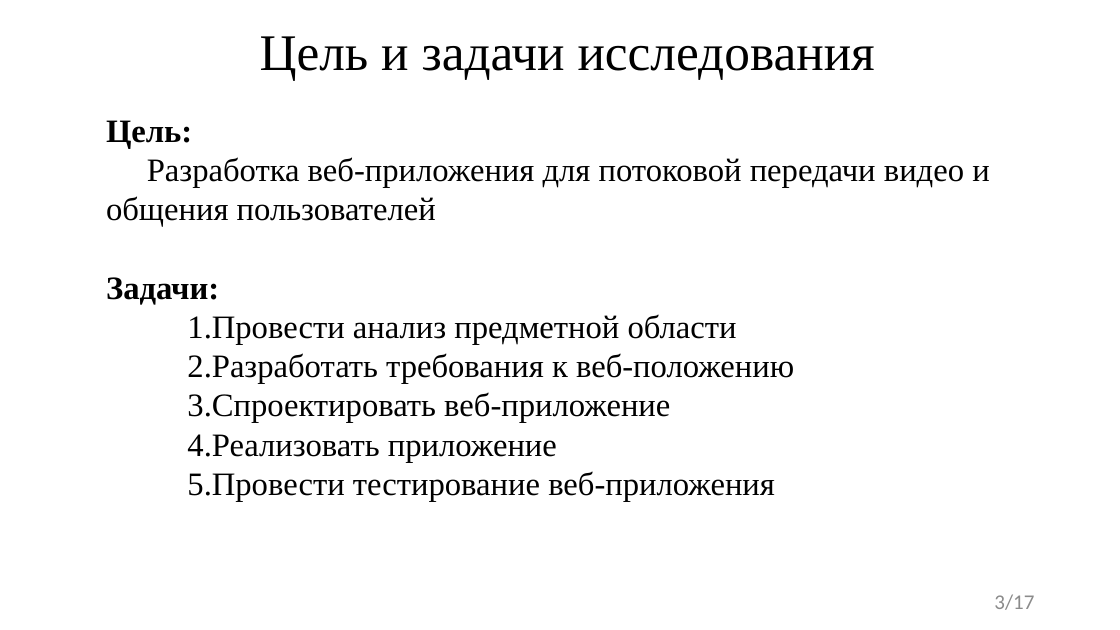
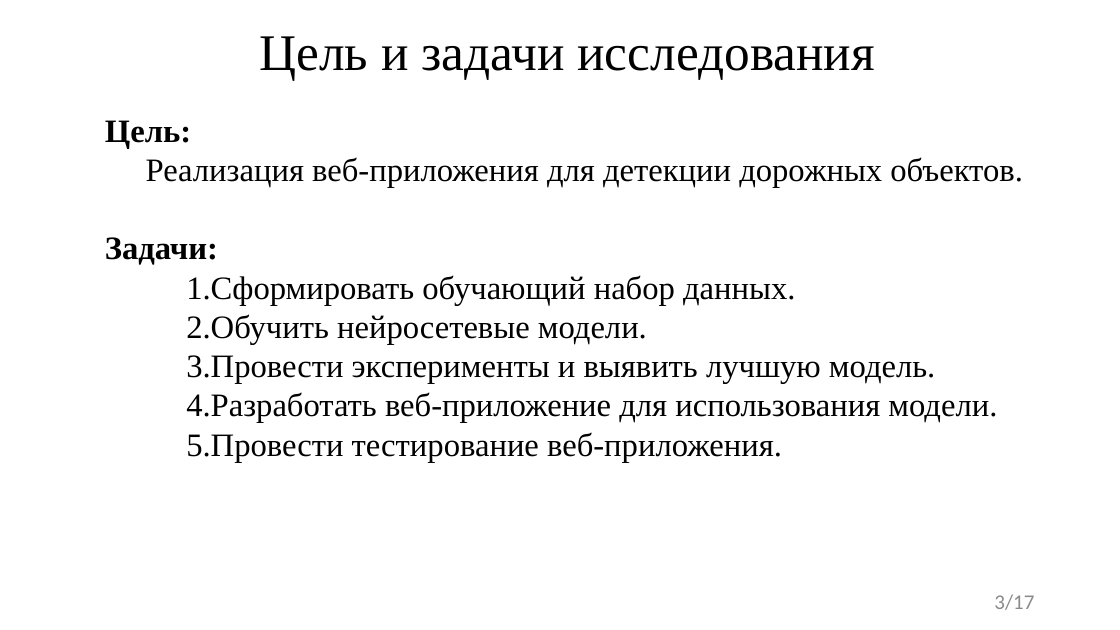
Before and after one commit to FaceMan01/Homework, a slide deck: slide 3 of ВКР/Презентация ВКР.pptx. Drawn at 1120x630 pixels with LibreOffice and Linux fonts; fonts in the diff are those of the drawing. Boxes give left, top, right and bottom in pixels: in the first picture for what was removed or moved away, otherwise in the second. Text is boxed around its words. In the diff, an @@ line names an element or a change of style, - is before the commit and + after.

```diff
--- a/ВКР/Презентация ВКР.pptx
+++ b/ВКР/Презентация ВКР.pptx
@@ text at [146,157,1023,187]: text changed @@
-Разработка веб-приложения для потоковой передачи видео и общения пользователей
+Реализация веб-приложения для детекции дорожных объектов.
@@ text at [186,275,997,462]: text changed @@
-1. Провести анализ предметной области
-2. Разработать требования к веб-положению
-3. Спроектировать веб-приложение
-4. Реализовать приложение
-5. Провести тестирование веб-приложения
+1. Сформировать обучающий набор данных.
+2. Обучить нейросетевые модели.
+3. Провести эксперименты и выявить лучшую модель.
+4. Разработать веб-приложение для использования модели.
+5. Провести тестирование веб-приложения.
```
Also in this commit, not shown: 5 other slides changed, 3 slides added, 4 slides removed, 1 other file.
